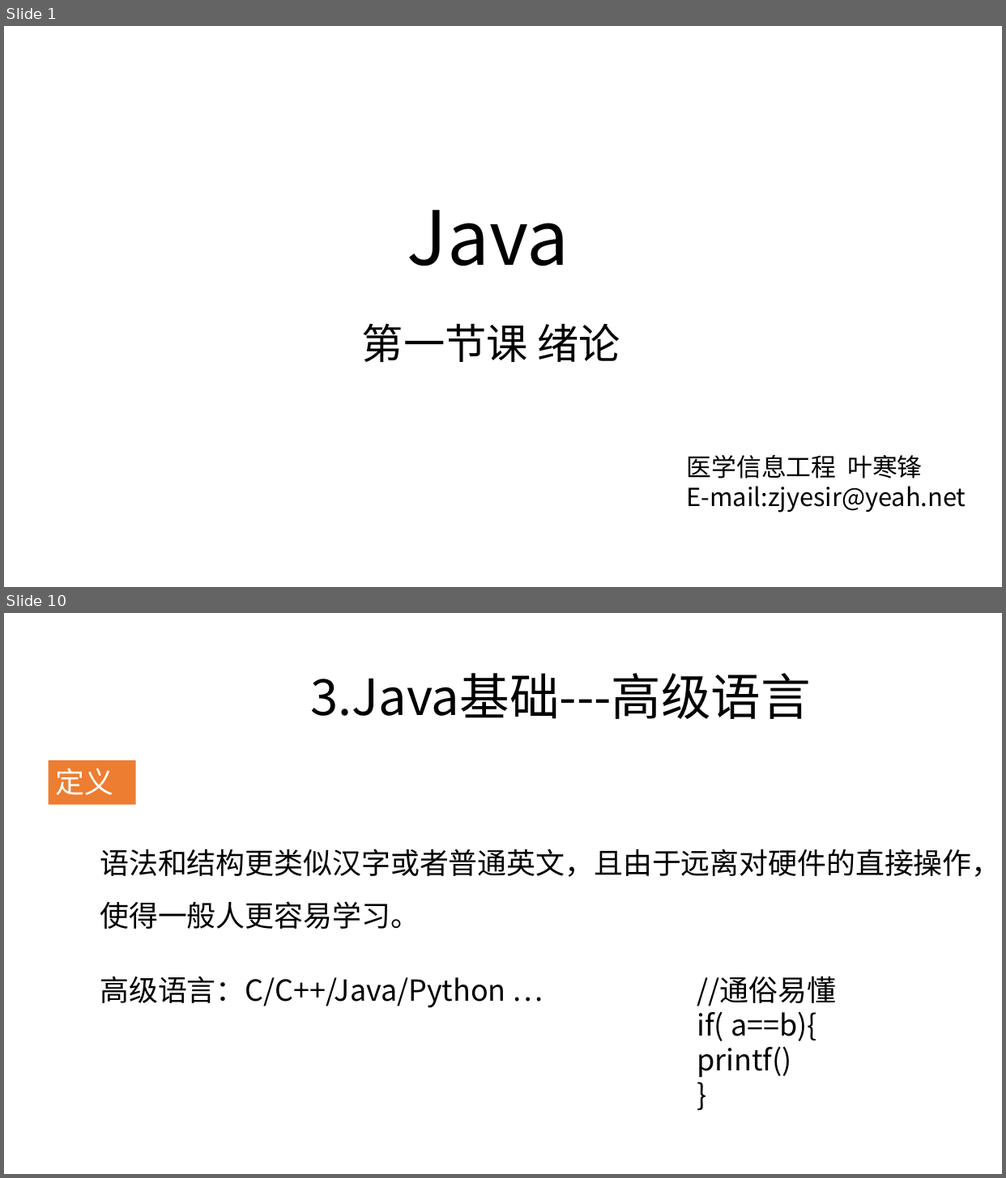
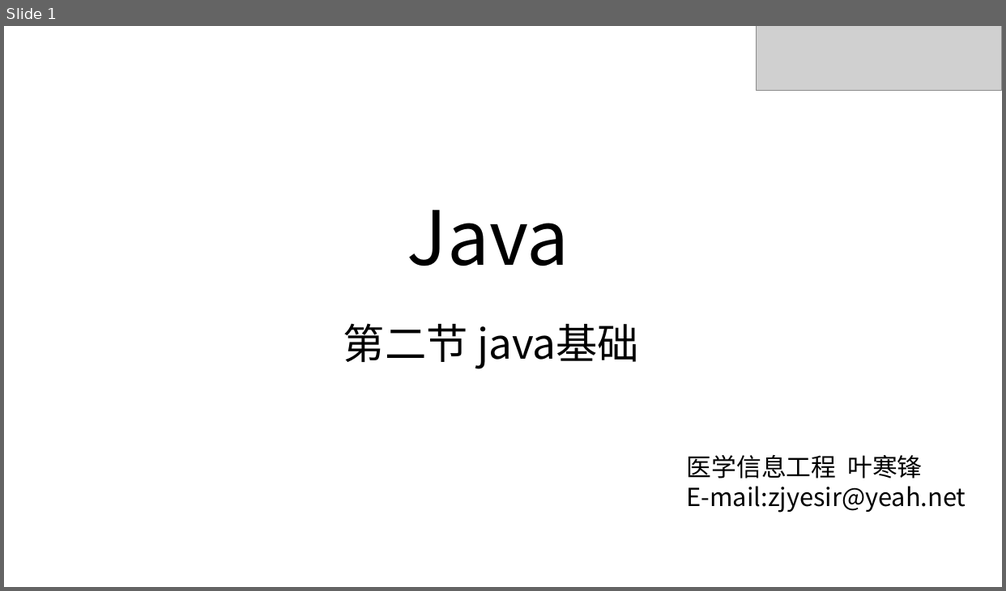
Before and after one commit to zjyesir/hmc_java_1, a slide deck: ppt/2_java基础.pptx. Shown one above the other, each under a label of ours: slides 1 and 10 before the commit, slide 1 after it; the slides between them are not shown. The pictures are 1006x1178 and 1006x591 pixels, drawn with LibreOffice and Linux fonts; fonts in the diff are those of the drawing; grey boxes stand for pictures; background and template pictures are left out. Boxes give left, top, right and bottom in pixels: in the first picture for what was removed or moved away, otherwise in the second. Text is boxed around its words. In the diff, an @@ line names an element or a change of style, - is before the commit and + after.

Commit message:
1 概论 + 2.java基础

```diff
--- a/ppt/2_java基础.pptx
+++ b/ppt/2_java基础.pptx
@@ slide 10 removed at [4,613,1002,1174], background picture (left out) @@
@@ text removed at [310,673,811,719] @@
-3.Java基础---高级语言
@@ rectangle removed at [49,760,136,805] @@
-定义
@@ text removed at [100,849,1000,929] @@
-语法和结构更类似汉字或者普通英文，且由于远离对硬件的直接操作，使得一般人更容易学习。
@@ text removed at [100,977,506,1008] @@
-高级语言：C/C++/Java/Python …
@@ text removed at [697,976,836,1078] @@
-//通俗易懂
-if( a==b){
-printf()
-}
@@ slide 1 changed as well @@
@@ picture added at [756,26,1002,90] @@
@@ text at [343,323,639,369]: text changed @@
-第一节课 绪论
+第二节 java基础
```
Also in this commit, not shown: 1 other slide changed, 13 slides added, 13 other slides removed, 19 other files.
